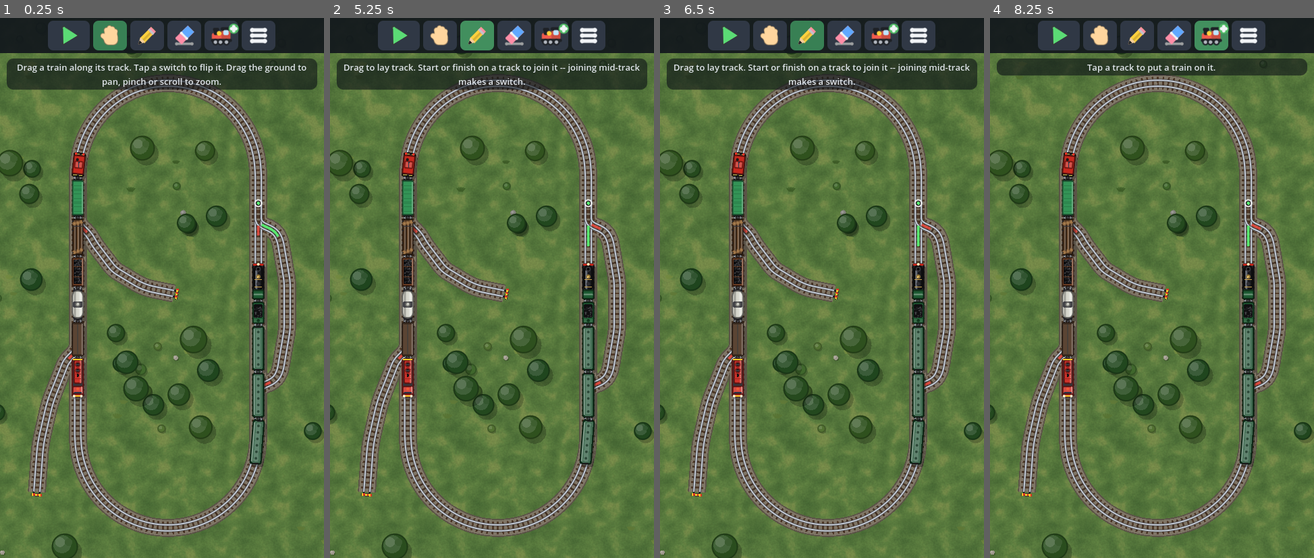
Above: before the commit, frames 1-4 (left to right).
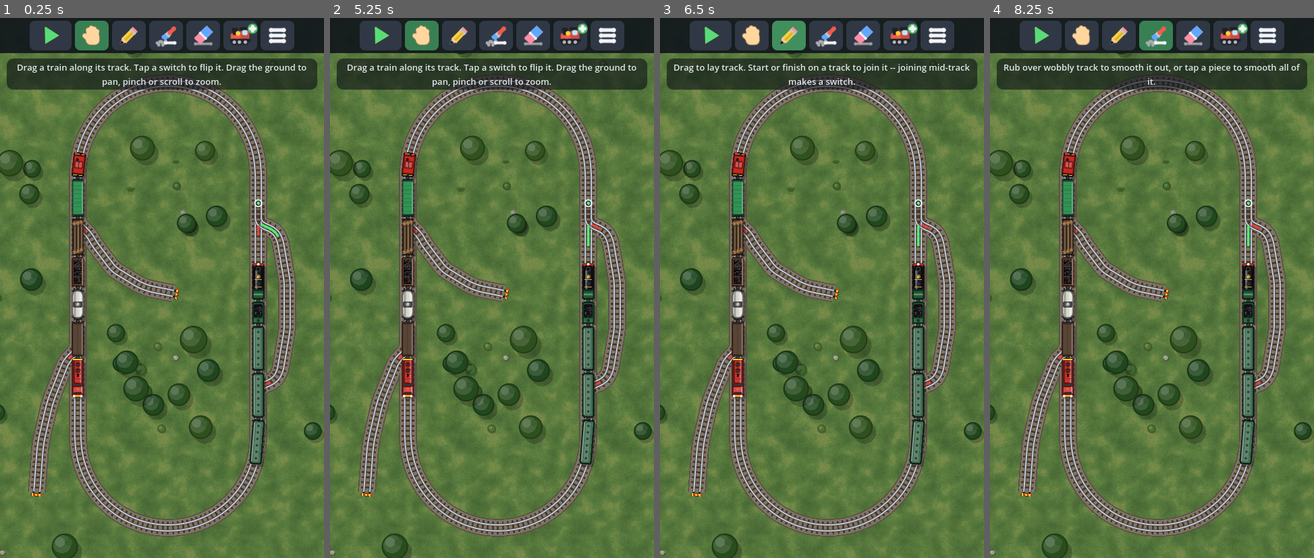
Above: after the commit, the same moments.

Repository: bvandersen/playground
Game: Godot game, scene res://Main.tscn
Two runs of this game, one before a commit and one after it. Both use one fixed random seed, a clock stepped at 60 frames per second and the inputs below.
Inputs (mouse positions are in pixels of both pictures, inside the frame that each line leads up to):
- Up to frame 1 (0.25 s): no input
- Up to frame 2 (5.25 s): click (398, 34) at 0.52 s; click (492, 34) at 1.25 s; click (381, 34) at 2.02 s; click (492, 34) at 2.75 s; click (440, 34) at 3.52 s; click (420, 34) at 4.27 s; click (475, 34) at 5.02 s
- Up to frame 3 (6.5 s): click (789, 34) at 5.77 s
- Up to frame 4 (8.25 s): click (1174, 34) at 6.52 s; click (1155, 34) at 7.27 s; click (1210, 34) at 8.02 s

The runs differ from the first frame. In frame 1, 2.9% of the frame differs, in the area x 9-91%, y 0-6%; in frame 2, 4.2%; in frame 3, 2.9%; in frame 4, 6.2%, in the area x 2-98%, y 0-14%.

Commit message:
game1: add a Smooth brush that irons wobbles out of laid track
A new Smooth tool in the top strip (paintbrush icon): hold and rub over
track to smooth it under the ring, or tap a piece to smooth all of it.
Uses a Taubin lambda/mu pass over a Gaussian kernel so wiggles go but
broad curves and loops keep their size; piece ends and junction lead-ins
are pinned so switches and joins still work. Trains are re-seated as the
track moves, and one brush stroke is one undo step. Web build re-exported.

Co-Authored-By: Claude Opus 5.5 <noreply@anthropic.com>
Claude-Session: https://claude.ai/code/session_01JenPrNpoub2jgi5cdsFiF2

Diff:
--- a/game1/rail-yard/scripts/main.gd
+++ b/game1/rail-yard/scripts/main.gd
@@ -11,6 +11,7 @@
 const TOOL_SELECT := "select"
 const TOOL_DRAW := "draw"
 const TOOL_ERASE := "erase"
+const TOOL_SMOOTH := "smooth"
 const TOOL_TRAIN := "train"
 
 const STATE_VERSION := 1
@@ -21,6 +22,9 @@
 const MIN_ZOOM := 0.25
 const MAX_ZOOM := 3.0
 const UNDO_LIMIT := 40
+const BRUSH_PX := 56.0 # smoothing brush radius, screen px
+const BRUSH_RATE := 8.0 # how fast the brush irons track out while held, 1/s
+const BRUSH_TAP_TIME := 0.25 # s held still before a press brushes instead of tapping
 
 var mode: String = MODE_DESIGN
 var tool: String = TOOL_SELECT
@@ -50,7 +54,7 @@
 # Input state. Touches are tracked by index so two fingers pinch-zoom in
 # any tool; one finger does whatever the tool does.
 var _touches := {}
-var _gesture := "" # "", pending, pan, stroke, drag_train, pinch, blocked
+var _gesture := "" # "", pending, pan, stroke, smooth, drag_train, pinch, blocked
 var _down_pos := Vector2.ZERO
 var _last_pos := Vector2.ZERO
 var _mouse_left := false
@@ -58,6 +62,9 @@
 var _pinch := {}
 var _stroke := PackedVector2Array()
 var _drag_car := -1
+var _brush_pos := Vector2.ZERO
+var _smoothed: Array = [] # pieces the brush has moved this stroke
+var _brush_held := 0.0 # s; a short press without moving is a tap, not brushing
 
 func _ready() -> void:
 	randomize()
@@ -98,6 +105,8 @@
 		else:
 			var target: Vector2 = follow_train.world[0]["center"]
 			camera.position = camera.position.lerp(target, 1.0 - exp(-4.0 * delta))
+	if _gesture == "smooth":
+		_brush_tick(delta)
 	if _autosave_countdown > 0.0:
 		_autosave_countdown = maxf(_autosave_countdown - delta, 0.001)
 		if _autosave_countdown <= 0.001:
@@ -562,6 +571,8 @@
 func _cancel_gesture() -> void:
 	if _gesture == "stroke":
 		overlay.clear()
+	elif _gesture == "smooth":
+		_finish_brush()
 	elif _gesture == "drag_train":
 		ui.on_selection_changed(selected_train)
 		mark_dirty()
@@ -590,6 +601,14 @@
 			overlay.snap_start = net.snap_preview(w, SNAP_PX / camera.zoom.x)
 			overlay.snap_end = Vector2.INF
 			overlay.queue_redraw()
+			ui.dismiss_sheets_for_drag()
+		TOOL_SMOOTH:
+			_gesture = "smooth"
+			_brush_pos = w
+			_smoothed = []
+			_brush_held = 0.0
+			push_undo()
+			_show_brush()
 			ui.dismiss_sheets_for_drag()
 		TOOL_SELECT:
 			var hit := train_at(w)
@@ -617,6 +636,11 @@
 				overlay.stroke = _stroke
 				overlay.snap_end = net.snap_preview(w, SNAP_PX / camera.zoom.x)
 				overlay.queue_redraw()
+		"smooth":
+			_brush_pos = w
+			if pos.distance_to(_down_pos) > DRAG_START_PX:
+				_brush_held = BRUSH_TAP_TIME
+			_show_brush()
 		"drag_train":
 			if selected_train != null:
 				var before: Array = selected_train.s.duplicate()
@@ -644,6 +668,17 @@
 				ui.on_undo_changed(_undo.size())
 				return
 			_on_tracks_changed()
+		"smooth":
+			if _brush_held < BRUSH_TAP_TIME:
+				# A tap: smooth the whole piece under it.
+				overlay.clear()
+				var hit := net.nearest(screen_to_world(pos), TAP_PX / camera.zoom.x)
+				if not hit.is_empty() and net.smooth_segment(hit["seg"]):
+					_on_tracks_changed()
+				else:
+					_drop_undo()
+				return
+			_finish_brush()
 		"drag_train":
 			if pos.distance_to(_down_pos) <= DRAG_START_PX:
 				# Just a tap on the train: selection, not an edit.
@@ -651,6 +686,44 @@
 				ui.on_undo_changed(_undo.size())
 			ui.on_selection_changed(selected_train)
 			mark_dirty()
+
+func _drop_undo() -> void:
+	_undo.pop_back()
+	ui.on_undo_changed(_undo.size())
+
+func _show_brush() -> void:
+	overlay.brush_pos = _brush_pos
+	overlay.brush_radius = BRUSH_PX / camera.zoom.x
+	overlay.brush_line = 2.0 / camera.zoom.x
+	overlay.queue_redraw()
+
+## The smoothing brush is an airbrush: it keeps ironing out the track
+## under it for as long as it's held, a little more every frame.
+func _brush_tick(delta: float) -> void:
+	if _brush_held < BRUSH_TAP_TIME:
+		_brush_held += delta
+		return
+	var amount := 1.0 - exp(-BRUSH_RATE * delta)
+	var moved := net.smooth_brush(_brush_pos, BRUSH_PX / camera.zoom.x, amount)
+	if moved.is_empty():
+		return
+	for seg in moved:
+		if not _smoothed.has(seg):
+			_smoothed.append(seg)
+	# Keep trains sitting on the track as it moves under them.
+	for t in trains:
+		t.place(net)
+	track_view.queue_redraw()
+	trains_view.queue_redraw()
+
+func _finish_brush() -> void:
+	overlay.clear()
+	if _smoothed.is_empty():
+		_drop_undo()
+		return
+	net.finish_smoothing(_smoothed)
+	_smoothed = []
+	_on_tracks_changed()
 
 func _tap(w: Vector2) -> void:
 	if mode == MODE_PLAY:
--- a/game1/rail-yard/scripts/track/draw_overlay.gd
+++ b/game1/rail-yard/scripts/track/draw_overlay.gd
@@ -7,11 +7,16 @@
 var stroke := PackedVector2Array()
 var snap_start := Vector2.INF
 var snap_end := Vector2.INF
+## The smoothing brush's ring while it's held (radius 0 = hidden).
+var brush_pos := Vector2.ZERO
+var brush_radius := 0.0
+var brush_line := 2.0
 
 func clear() -> void:
 	stroke = PackedVector2Array()
 	snap_start = Vector2.INF
 	snap_end = Vector2.INF
+	brush_radius = 0.0
 	queue_redraw()
 
 func _draw() -> void:
@@ -22,3 +27,6 @@
 		if p != Vector2.INF:
 			draw_circle(p, 12.0, Color(0.35, 0.95, 0.45, 0.25))
 			draw_arc(p, 12.0, 0.0, TAU, 28, Color(0.35, 0.95, 0.45, 0.95), 2.0, true)
+	if brush_radius > 0.0:
+		draw_circle(brush_pos, brush_radius, Color(0.55, 0.8, 1.0, 0.16))
+		draw_arc(brush_pos, brush_radius, 0.0, TAU, 48, Color(0.75, 0.9, 1.0, 0.9), brush_line, true)
--- a/game1/rail-yard/scripts/track/track_network.gd
+++ b/game1/rail-yard/scripts/track/track_network.gd
@@ -265,6 +265,120 @@
 
 func toggle_switch(node: TrackNode) -> void:
 	node.switch_state += 1
+
+# --- Smoothing -------------------------------------------------------------
+#
+# Relaxing track that's already laid: every point moves towards a
+# Gaussian-weighted average of its neighbours along the piece, then a
+# second, slightly stronger negative step pushes it back out (Taubin's
+# lambda/mu pair), which irons out wiggles without the curve shrinking
+# the way plain averaging would pull a loop inwards. Both ends of every
+# piece are pinned and the lead-in next to a junction ramps in slowly,
+# so node positions and the tangent a train crosses a join on never move.
+
+# 1/LAMBDA + 1/MU ~= 0.03: bends gentler than ~a 30 px-sigma kernel's
+# reach (a 150 px-radius loop, say) pass through untouched.
+const SMOOTH_LAMBDA := 0.9
+const SMOOTH_MU := -0.925
+const SMOOTH_SIGMA := 30.0 # px of track a tap-smooth averages over
+
+## Smooths the track under a round brush at `center` by `amount` (0..1),
+## strongest in the middle of the brush. The brush is a gentle airbrush --
+## call it every frame while it's held. Returns the pieces that moved; call
+## `finish_smoothing` on them once the stroke ends.
+func smooth_brush(center: Vector2, radius: float, amount: float) -> Array:
+	var moved := []
+	var r2 := radius * radius
+	for seg in segments:
+		var w := PackedFloat32Array()
+		w.resize(seg.points.size())
+		var any := false
+		for i in range(seg.points.size()):
+			var d2: float = seg.points[i].distance_squared_to(center)
+			if d2 < r2:
+				var f := 1.0 - d2 / r2
+				w[i] = f * f
+				any = true
+		if any and _relax(seg, w, radius * 0.65, amount):
+			moved.append(seg)
+	return moved
+
+## Smooths a whole piece in one go (a tap with the Smooth tool).
+func smooth_segment(seg: TrackSegment, passes: int = 4) -> bool:
+	var w := PackedFloat32Array()
+	w.resize(seg.points.size())
+	w.fill(1.0)
+	var moved := false
+	for _k in range(passes):
+		moved = _relax(seg, w, SMOOTH_SIGMA) or moved
+	if moved:
+		finish_smoothing([seg])
+	return moved
+
+## Re-spaces the points of smoothed pieces evenly again. Kept out of the
+## per-frame brush so resampling doesn't nibble at the whole piece's shape.
+func finish_smoothing(segs: Array) -> void:
+	for seg in segs:
+		if segments.has(seg):
+			seg.set_points(_resample(seg.points, SPACING))
+
+## One lambda/mu pass over `seg`, point i moving by weight w[i] (times
+## the end pin), then only `amount` of the way there. The pass itself is
+## always full strength: tiny lambda and mu steps cancel each other out
+## and do nothing. False if nothing moved noticeably.
+func _relax(seg: TrackSegment, w: PackedFloat32Array, sigma: float, amount: float = 1.0) -> bool:
+	var n := seg.points.size()
+	if n < 5:
+		return false
+	var pin := PackedFloat32Array()
+	pin.resize(n)
+	var lead0 := _end_lead(seg.nodes[0])
+	var lead1 := _end_lead(seg.nodes[1])
+	for i in range(n):
+		var a := smoothstep(lead0 * 0.6, lead0 * 1.6, seg.cum[i]) if lead0 > 0.0 else 1.0
+		var b := smoothstep(lead1 * 0.6, lead1 * 1.6, seg.length - seg.cum[i]) if lead1 > 0.0 else 1.0
+		pin[i] = a * b * w[i]
+	pin[0] = 0.0
+	pin[n - 1] = 0.0
+	var reach := maxi(int(ceil(sigma * 2.5 / SPACING)), 1)
+	var kernel := PackedFloat32Array()
+	for k in range(reach + 1):
+		var x := k * SPACING / sigma
+		kernel.append(exp(-0.5 * x * x))
+	var pts := seg.points
+	var mid := _taubin_step(pts, pin, kernel, SMOOTH_LAMBDA)
+	var out := _taubin_step(mid, pin, kernel, SMOOTH_MU)
+	var max_move := 0.0
+	for i in range(n):
+		if amount < 1.0:
+			out[i] = pts[i].lerp(out[i], amount)
+		max_move = maxf(max_move, out[i].distance_squared_to(pts[i]))
+	if max_move < 1e-6:
+		return false
+	seg.set_points(out)
+	return true
+
+## How far in from a node the track has to keep its tangent: the lead-in
+## at a junction, nothing at a buffer stop.
+func _end_lead(node: TrackNode) -> float:
+	return LEAD if node != null and node.ports.size() > 1 else 0.0
+
+static func _taubin_step(pts: PackedVector2Array, weight: PackedFloat32Array, kernel: PackedFloat32Array, factor: float) -> PackedVector2Array:
+	var n := pts.size()
+	var out := pts.duplicate()
+	for i in range(1, n - 1):
+		if weight[i] <= 0.0:
+			continue
+		# Window kept symmetric near the ends so it doesn't drag points
+		# towards the middle of the piece.
+		var reach := mini(kernel.size() - 1, mini(i, n - 1 - i))
+		var acc := pts[i] * kernel[0]
+		var total: float = kernel[0]
+		for k in range(1, reach + 1):
+			acc += (pts[i - k] + pts[i + k]) * kernel[k]
+			total += 2.0 * kernel[k]
+		out[i] = pts[i] + (acc / total - pts[i]) * (factor * weight[i])
+	return out
 
 func _new_node(p: Vector2) -> TrackNode:
 	var n := TrackNode.new()
--- a/game1/rail-yard/scripts/ui/icon_art.gd
+++ b/game1/rail-yard/scripts/ui/icon_art.gd
@@ -27,6 +27,7 @@
 		"hand": _hand(ci)
 		"pencil": _pencil(ci)
 		"eraser": _eraser(ci)
+		"brush": _brush(ci)
 		"train": _train(ci)
 		"menu": _menu(ci)
 		"undo": _undo(ci)
@@ -166,6 +167,25 @@
 	poly(ci, xf * sleeve, BLUE)
 	stroke(ci, [xf * Vector2(-1, -4.2), xf * Vector2(-1, 4.2)], WHITE, 0.8)
 
+## A paintbrush sweeping a wobbly line straight: "smooth the track".
+static func _brush(ci) -> void:
+	var wobbly := []
+	for i in range(7):
+		wobbly.append(Vector2(2.5 + i * 1.5, 20.0 + sin(i * 1.9) * 2.4))
+	stroke(ci, wobbly, WHITE.darkened(0.3), 1.6)
+	stroke(ci, [Vector2(11.5, 20), Vector2(21.5, 20)], WHITE, 1.8)
+	var d := Vector2(1, -1).normalized()
+	var n := Vector2(-d.y, d.x)
+	var tip := Vector2(9.5, 15.5)
+	var ferrule := tip + d * 5.5
+	var back := tip + d * 15.5
+	# Bristles fanning out to a rounded tip, a silver band, a red handle.
+	poly(ci, PackedVector2Array([tip - n * 1.2, tip + d * 0.6 + n * 1.8, ferrule + n * 2.2,
+		ferrule - n * 2.2, tip + d * 0.6 - n * 3.0]), BLUE)
+	poly(ci, PackedVector2Array([ferrule + n * 2.3, ferrule + d * 3.0 + n * 2.0,
+		ferrule + d * 3.0 - n * 2.0, ferrule - n * 2.3]), Color(0.75, 0.77, 0.8))
+	stroke(ci, [ferrule + d * 3.8, back], RED, 3.0)
+
 ## A little steam engine from the side: "a train".
 static func _train(ci) -> void:
 	var body := RED
--- a/game1/rail-yard/scripts/ui/ui_root.gd
+++ b/game1/rail-yard/scripts/ui/ui_root.gd
@@ -15,6 +15,7 @@
 	"select": "Drag a train along its track. Tap a switch to flip it. Drag the ground to pan, pinch or scroll to zoom.",
 	"draw": "Drag to lay track. Start or finish on a track to join it -- joining mid-track makes a switch.",
 	"erase": "Tap a piece of track or a train to remove it.",
+	"smooth": "Rub over wobbly track to smooth it out, or tap a piece to smooth all of it.",
 	"train": "Tap a track to put a train on it.",
 	"play": "Tap a train to stop or start it. Tap a switch to flip it.",
 }
@@ -228,7 +229,7 @@
 	mode_button.custom_minimum_size = Vector2(62, 40)
 
 	var group := ButtonGroup.new()
-	for spec in [["select", "hand", "Select"], ["draw", "pencil", "Draw"], ["erase", "eraser", "Erase"], ["train", "train", "Add a train"]]:
+	for spec in [["select", "hand", "Select"], ["draw", "pencil", "Draw"], ["smooth", "brush", "Smooth track"], ["erase", "eraser", "Erase"], ["train", "train", "Add a train"]]:
 		var b := IconButton.new(spec[1], spec[2])
 		if spec[0] == "train":
 			b.badge = "plus"
Not shown, changed: docs/game1.md
Not shown, changed: static/game1/rail-yard/index.html
Not shown, changed: static/game1/rail-yard/index.pck
